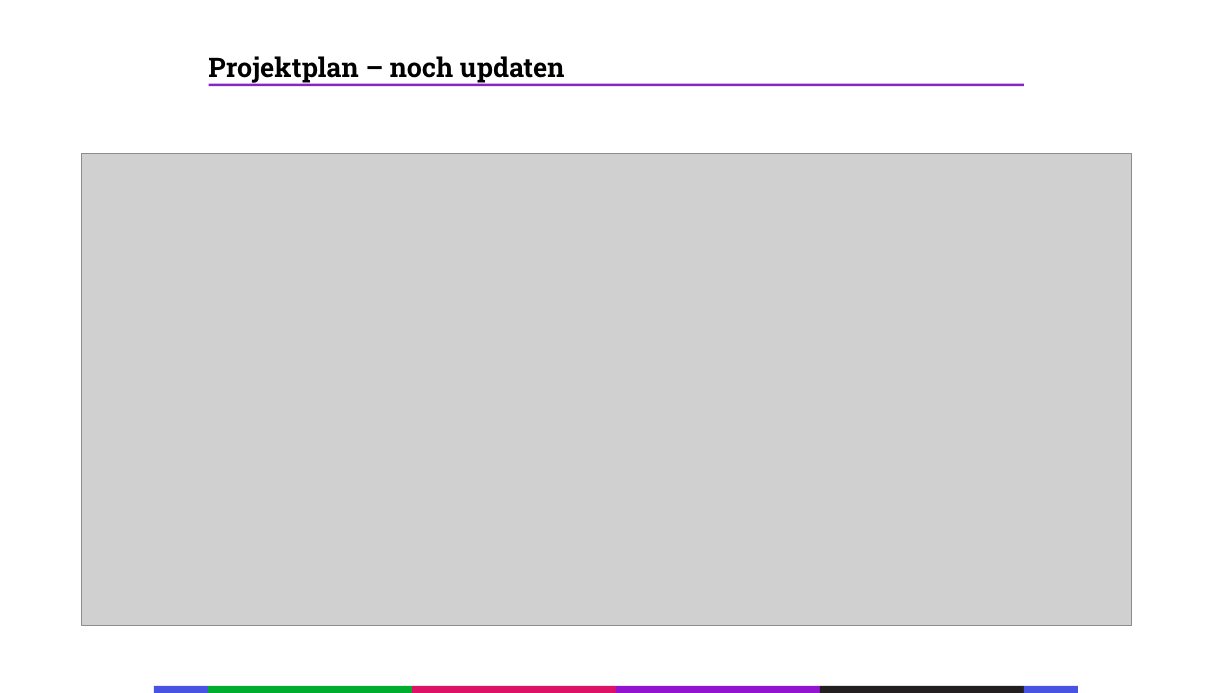
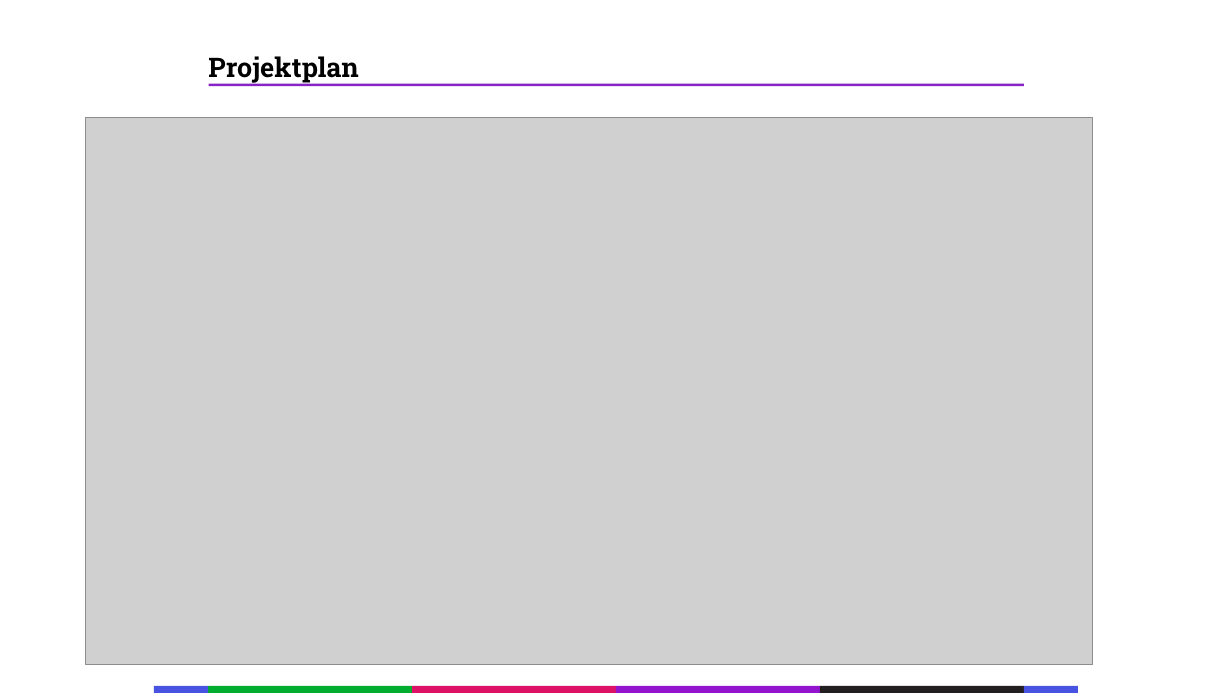
Before and after one commit to Splashpixx/EPW2122ChouliarasBurgdorfWolf, a slide deck: slide 14 of Audits/WS2122_ChouliarasBurgdorfWolf_Audit2.pptx (slide 12 before the commit). Drawn at 1232x693 pixels with LibreOffice and Linux fonts; fonts in the diff are those of the drawing; grey boxes stand for pictures. Boxes give left, top, right and bottom in pixels: in the first picture for what was removed or moved away, otherwise in the second. Text is boxed around its words. In the diff, an @@ line names an element or a change of style, - is before the commit and + after.

```diff
--- a/Audits/WS2122_ChouliarasBurgdorfWolf_Audit2.pptx
+++ b/Audits/WS2122_ChouliarasBurgdorfWolf_Audit2.pptx
@@ text at [208, 56, 358, 84]: text changed @@
-Projektplan – noch updaten
+Projektplan
@@ picture: place and size @@
-picture at [81, 154, 1132, 626]
+picture at [86, 117, 1092, 665]
```
Also in this commit, not shown: 5 other slides changed, 3 slides added, 8 other files.
